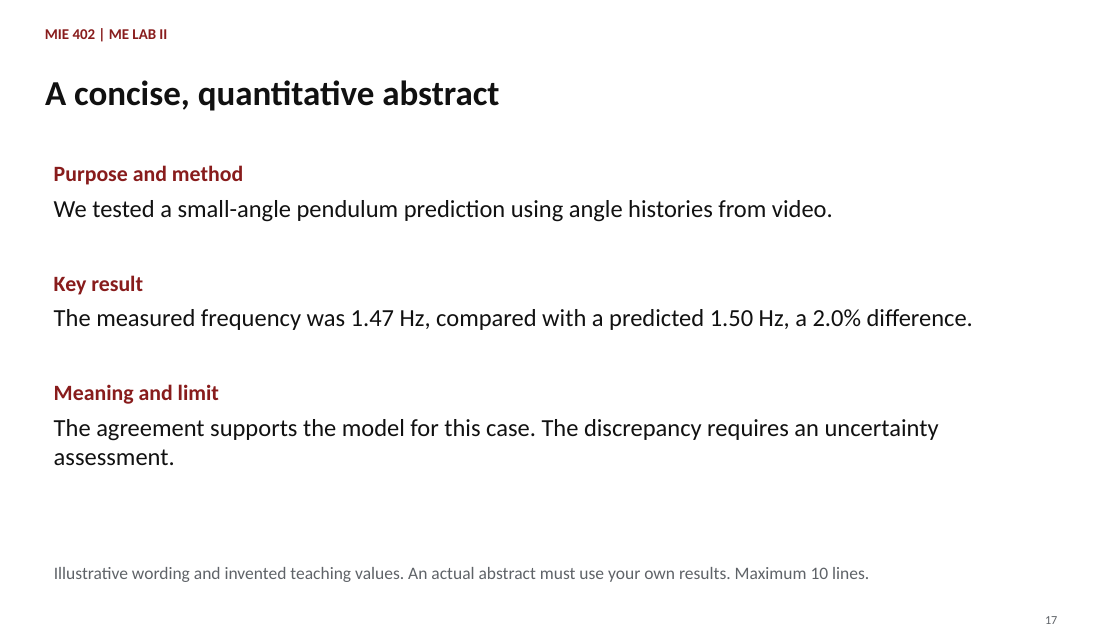
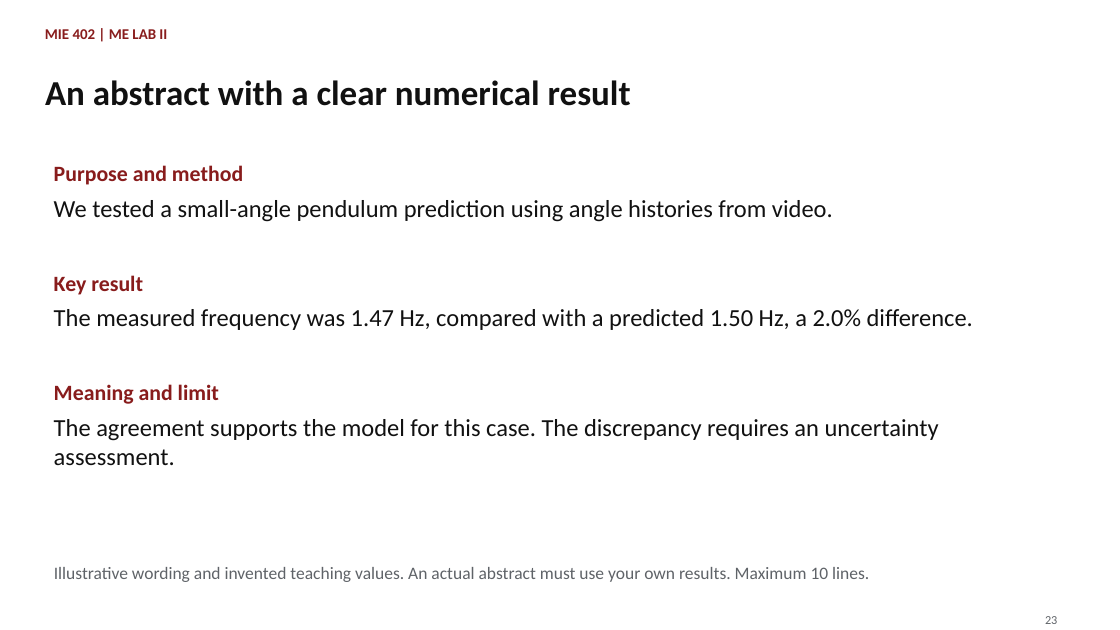
Before and after one commit to Ehsan-Roohi/MIE402-Lab, a slide deck: slide 23 of site/docs/MIE402_Lecture01_Report_Writing_Fall2026_v1.pptx (slide 17 before the commit). Drawn at 1120x630 pixels with LibreOffice and Linux fonts; fonts in the diff are those of the drawing. Boxes give left, top, right and bottom in pixels: in the first picture for what was removed or moved away, otherwise in the second. Text is boxed around its words. In the diff, an @@ line names an element or a change of style, - is before the commit and + after.

Commit message:
Publish final Lecture 01 with equipment photos and clearer explanations

```diff
--- a/site/docs/MIE402_Lecture01_Report_Writing_Fall2026_v1.pptx
+++ b/site/docs/MIE402_Lecture01_Report_Writing_Fall2026_v1.pptx
@@ text at box(45, 80, 631, 106): text changed @@
-A concise, quantitative abstract
+An abstract with a clear numerical result
@@ text at box(1045, 616, 1057, 624): text changed @@
-17
+23
```
Also in this commit, not shown: 16 other slides changed, 13 slides added, 7 slides removed, 12 other files.
